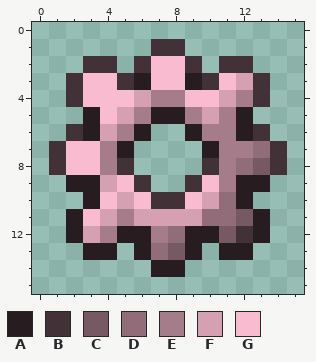
Pixel-art sprite: RP/textures/items/metals/pures/lithium/lithium_gear.png. That is the earlier state.
The file is 16x16 pixels.
Palette (. is transparent): A #271d21  B #423237  C #775964  D #906d79  E #a47c8a  F #d4a0b2  G #f8bbd0
New version:
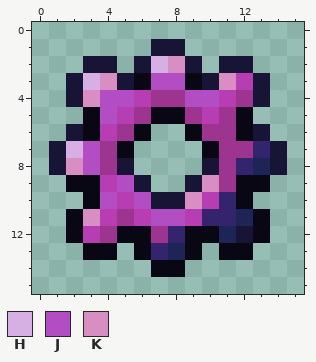
Colours new in this view: H #d6b0e5  J #b24dc4  K #d98ec3
From old to new:
Colour A changes from #271d21 to #0a0715.
Colour B changes from #423237 to #181435.
Colour C changes from #775964 to #1d2557.
Colour D changes from #906d79 to #33246d.
Colour E changes from #a47c8a to #9d348f.
Colour F changes from #d4a0b2 to #b63db2.
Colour G becomes colour H in row 2 at x 7; in row 3 at x 3; in row 7 at x 2.
Colour F becomes colour J in row 11 at x 7 to 8.
Colour G becomes colour J in row 3 at x 7 to 8; in row 4 at x 4 to 5 and 9 to 10; in row 5 at x 4; in rows 7 to 8 at x 3; in row 9 at x 5; in row 10 at x 4 and 6.
Colour G becomes colour K in row 2 at x 8; in row 3 at x 4 and 11; in row 4 at x 3; in row 8 at x 2; in row 9 at x 10; in row 10 at x 9.
Colour G becomes colour K in row 11 at x 3.
